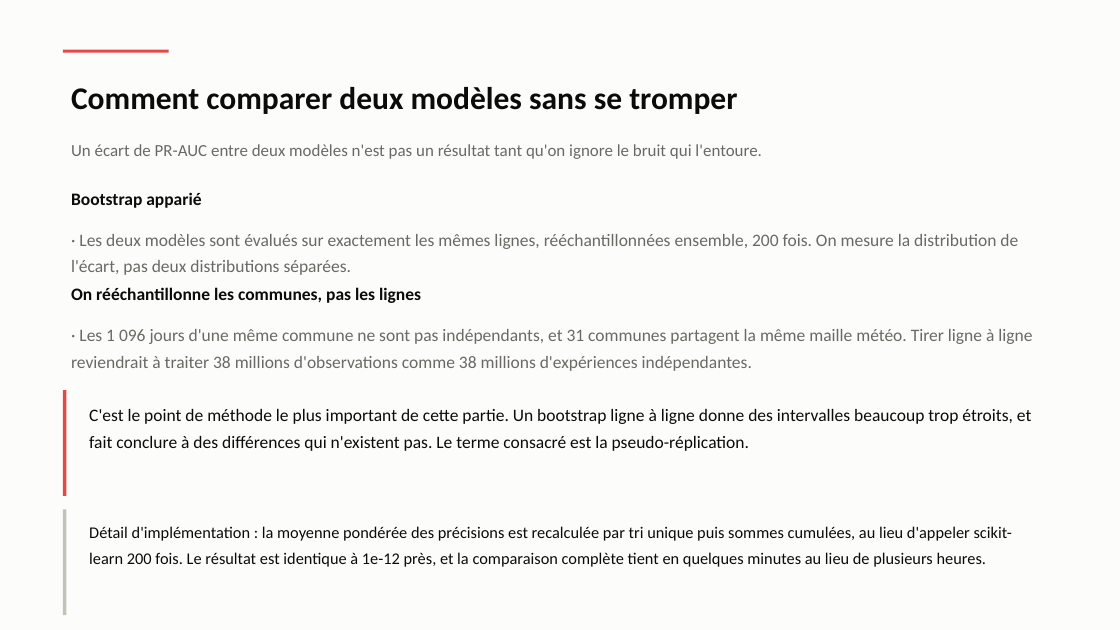
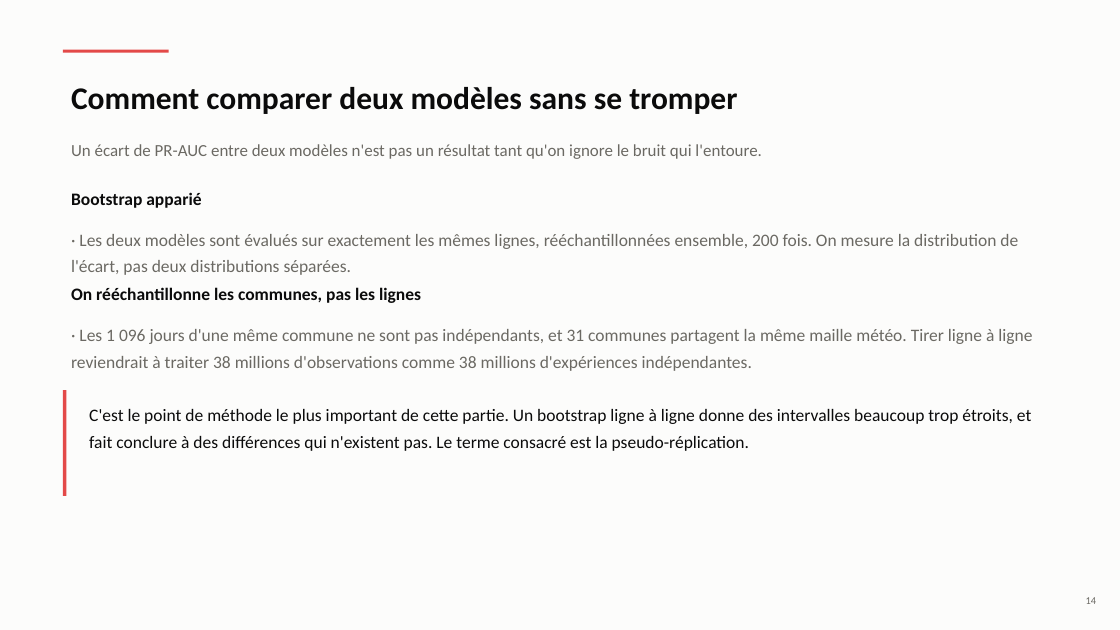
Before and after one commit to Hierogifle/terre-vent-feu-eau-data, a slide deck: slide 14 of presentation/soutenance.pptx. Drawn at 1120x630 pixels with LibreOffice and Linux fonts; fonts in the diff are those of the drawing. Boxes give left, top, right and bottom in pixels: in the first picture for what was removed or moved away, otherwise in the second. Text is boxed around its words. In the diff, an @@ line names an element or a change of style, - is before the commit and + after.

```diff
--- a/presentation/soutenance.pptx
+++ b/presentation/soutenance.pptx
@@ rectangle removed at (x1=63, y1=509, x2=66, y2=615) @@
@@ text removed at (x1=89, y1=526, x2=1012, y2=567) @@
-Détail d'implémentation : la moyenne pondérée des précisions est recalculée par tri unique puis sommes cumulées, au lieu d'appeler scikit-learn 200 fois. Le résultat est identique à 1e-12 près, et la comparaison complète tient en quelques minutes au lieu de plusieurs heures.
@@ text added at (x1=1086, y1=597, x2=1097, y2=604), 9 pt, text #6B6963 @@
+14
```
Also in this commit, not shown: 35 other slides changed, 2 other files.
